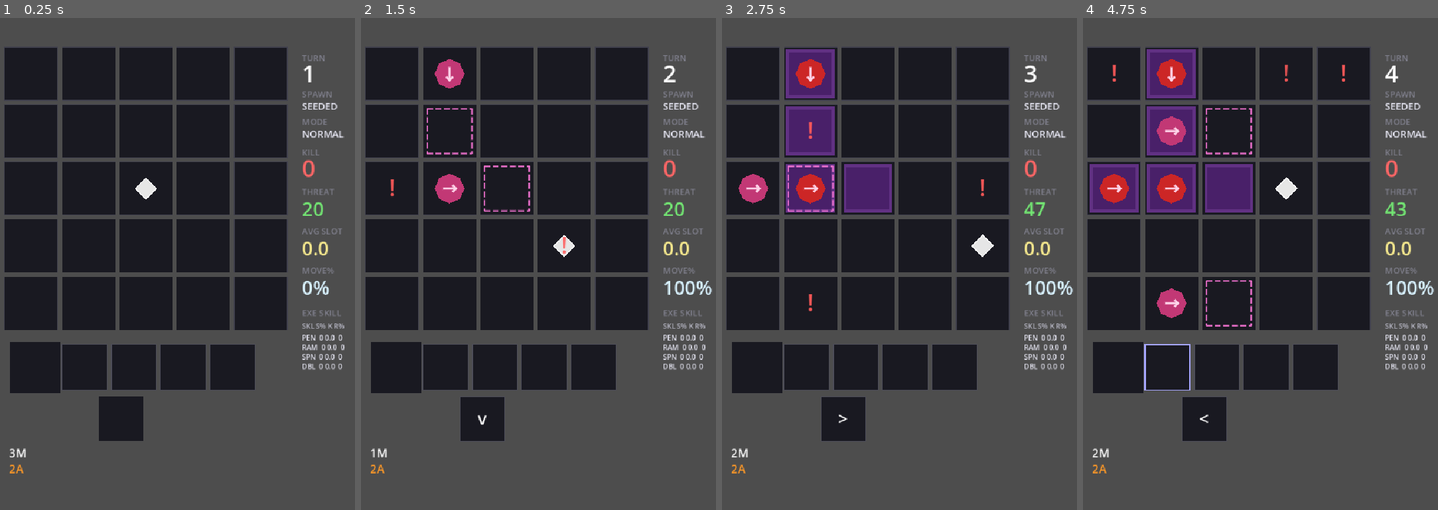
Above: before the commit, frames 1-4 (left to right).
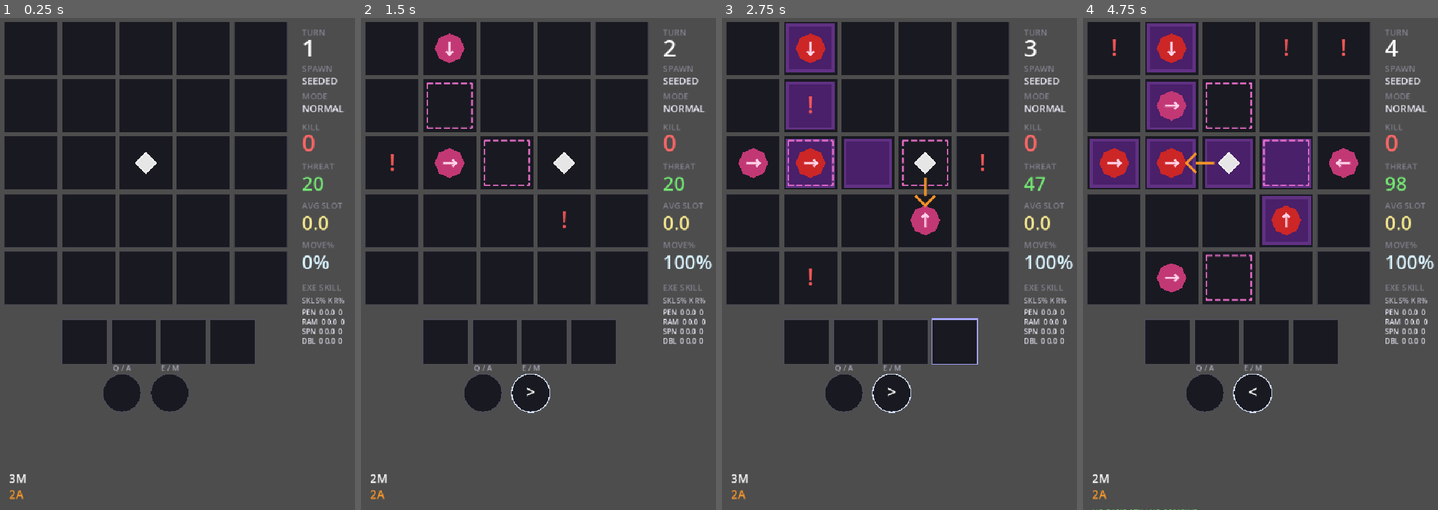
Above: after the commit, the same moments.

Repository: Periodev/DIR
Game: Godot game, scene res://main.tscn
Same seed, same stepped clock (60 frames per second), same inputs: the game is played once before the commit and once after it.
Inputs:
- Up to frame 1 (0.25 s): no input
- Up to frame 2 (1.5 s): tap Enter at 0.5 s; hold Right 0.53-1.28 s; tap 1 at 0.6 s; tap Space at 0.77, 1.25 s; tap 2 at 0.8, 1.35 s; hold Down from 1.28 s (still down)
- Up to frame 3 (2.75 s): tap Space at 1.52 s; tap 3 at 1.55, 2.1 s; tap Enter at 2 s; release Down at 2.03 s; hold Right from 2.03 s (still down); tap 4 at 2.3 s
- Up to frame 4 (4.75 s): tap Space at 2.75, 3.02, 3.77, 4.25, 4.52 s; release Right at 2.78 s; hold Up 2.78-3.53 s; tap 4 at 2.85 s; tap Q at 3.05, 3.6 s; tap Enter at 3.5 s; hold Left from 3.53 s (still down); tap E at 3.8, 4.35 s; tap Z at 4.55 s

The runs differ from the first frame. In frame 1, 22% of the frame differs, in the area x 1-98%, y 0-98%; in frame 2, 24%; in frame 3, 27%; in frame 4, 31%, in the area x 1-99%, y 0-100%.

Commit message:
Adjust EXE input and pending slot UI

Diff:
--- a/godot_project/scripts/Board.gd
+++ b/godot_project/scripts/Board.gd
@@ -12,6 +12,8 @@
 const SEQ_MARGIN_TOP: float = 20.0
 const ATK_QUEUE_GAP: float = 12.0
 const SKILL_MARGIN_TOP: float = 20.0
+const PENDING_CIRCLE_SIZE: float = 72.0
+const PENDING_CIRCLE_GAP: float = 18.0
 
 signal board_updated
 
@@ -50,6 +52,8 @@
 var _board_cols: int = COLS
 var _board_rows: int = ROWS
 var _debug_skill_slot_override: int = -1
+var _pending_attack_marked: bool = false
+var _pending_move_marked: bool = false
 var _guard_quadrant_counts: Array = [0, 0, 0, 0]
 var _guard_active_quadrant: int = -1
 
@@ -314,6 +318,8 @@
 	_guard_active_quadrant = -1
 	game_over = false
 	game_over_reason = ""
+	_pending_attack_marked = false
+	_pending_move_marked = false
 	_next_spawn_preview.clear()
 	if is_control_mode():
 		_compute_next_guard_preview()
@@ -493,6 +499,39 @@
 		draw_line(Vector2(left, y), Vector2(left, seg_end_y), color, width, true)
 		draw_line(Vector2(right, y), Vector2(right, seg_end_y), color, width, true)
 		y += dash_len + gap_len
+
+
+func _draw_pending_circle(center: Vector2, radius: float, label: String, token: int, active_color: Color, text_color: Color, font: Font, font_size: int) -> void:
+	draw_circle(center, radius, Color(0.10, 0.10, 0.13))
+	draw_arc(center, radius, 0.0, TAU, 40, active_color if token != VectorSynthesisState.NO_TOKEN else Color(0.30, 0.30, 0.35), 2.0)
+	draw_string(
+		font,
+		Vector2(center.x - radius, center.y - radius - 6.0),
+		label,
+		HORIZONTAL_ALIGNMENT_CENTER,
+		radius * 2.0,
+		14,
+		Color(0.65, 0.65, 0.72)
+	)
+	if token != VectorSynthesisState.NO_TOKEN:
+		var token_y: float = center.y + font_size * 0.28
+		draw_string(
+			font,
+			Vector2(center.x - radius, token_y),
+			CharacterData.DIR_ARROWS[VectorSynthesisState.token_board_dir(token)],
+			HORIZONTAL_ALIGNMENT_CENTER,
+			radius * 2.0,
+			font_size,
+			text_color
+		)
+
+
+func toggle_pending_marker(is_attack_marker: bool) -> void:
+	if is_attack_marker:
+		_pending_attack_marked = not _pending_attack_marked
+	else:
+		_pending_move_marked = not _pending_move_marked
+	queue_redraw()
 
 func _spawn_order(seed: int) -> Array[Vector2i]:
 	var all: Array[Vector2i] = []
@@ -737,7 +776,8 @@
 	var slot_y: float = base_ui_y
 	exe_slot_x0 = slot_x0
 	exe_slot_y = slot_y
-	seq_y = slot_y + SEQ_SIZE + ATK_QUEUE_GAP
+	var pending_row_y: float = slot_y + SEQ_SIZE + 18.0
+	seq_y = pending_row_y + PENDING_CIRCLE_SIZE + 18.0
 	for i: int in slot_count:
 		var sx: float = slot_x0 + i * SEQ_STEP
 		var srect: Rect2 = Rect2(sx, slot_y, SEQ_SIZE, SEQ_SIZE)
@@ -766,25 +806,19 @@
 			else:
 				draw_rect(srect, Color(0.65, 0.65, 1.0) if is_armed else Color(0.30, 0.30, 0.35), false, 2.5 if is_armed else 1.5)
 
-	var temp_x: float = exe_slot_x0 - SEQ_STEP
-	var temp_size: float = SEQ_SIZE + 10.0
-	var temp_rect: Rect2 = Rect2(temp_x - 5.0, exe_slot_y - 5.0, temp_size, temp_size)
-	var action_x: float = seq_x0
-	var action_rect: Rect2 = Rect2(action_x, seq_y, SEQ_SIZE, SEQ_SIZE)
-	draw_rect(temp_rect, Color(0.10, 0.10, 0.13))
-	draw_rect(action_rect, Color(0.10, 0.10, 0.13))
 	var pending_attack_token: int = synthesis.pending_attack_token()
 	var pending_move_token: int = synthesis.pending_move_token()
-	if pending_attack_token != VectorSynthesisState.NO_TOKEN:
-		_draw_dashed_rect_outline(temp_rect, Color(1.0, 0.65, 0.2, 0.95), 2.0, 10.0, 6.0)
-		var temp_y: float = temp_rect.position.y + (temp_rect.size.y + font_size * 0.7) / 2.0
-		draw_string(font, Vector2(temp_rect.position.x, temp_y), CharacterData.DIR_ARROWS[VectorSynthesisState.token_board_dir(pending_attack_token)],
-			HORIZONTAL_ALIGNMENT_CENTER, temp_rect.size.x, font_size, Color(1.0, 0.72, 0.4, 0.65))
-	if pending_move_token != VectorSynthesisState.NO_TOKEN:
-		draw_rect(action_rect, Color(0.30, 0.30, 0.35), false, 1.5)
-		var move_y: float = seq_y + (SEQ_SIZE + font_size * 0.7) / 2.0
-		draw_string(font, Vector2(action_x, move_y), CharacterData.DIR_ARROWS[VectorSynthesisState.token_board_dir(pending_move_token)],
-			HORIZONTAL_ALIGNMENT_CENTER, SEQ_SIZE, font_size, Color.WHITE)
+	var pending_total_w: float = PENDING_CIRCLE_SIZE * 2.0 + PENDING_CIRCLE_GAP
+	var pending_x0: float = (board_w - pending_total_w) / 2.0
+	var pending_radius: float = PENDING_CIRCLE_SIZE / 2.0
+	var pending_a_center: Vector2 = Vector2(pending_x0 + pending_radius, pending_row_y + pending_radius)
+	var pending_m_center: Vector2 = Vector2(pending_x0 + PENDING_CIRCLE_SIZE + PENDING_CIRCLE_GAP + pending_radius, pending_row_y + pending_radius)
+	var pending_a_color: Color = Color(1.0, 0.35, 0.35, 1.0) if _pending_attack_marked else Color(1.0, 0.65, 0.2, 0.95)
+	var pending_m_color: Color = Color(0.35, 0.95, 0.55, 1.0) if _pending_move_marked else Color(0.85, 0.9, 1.0, 0.95)
+	var pending_a_text: Color = Color(1.0, 0.82, 0.82, 0.9) if _pending_attack_marked else Color(1.0, 0.72, 0.4, 0.75)
+	var pending_m_text: Color = Color(0.85, 1.0, 0.9, 0.95) if _pending_move_marked else Color.WHITE
+	_draw_pending_circle(pending_a_center, pending_radius, "Q / A", pending_attack_token, pending_a_color, pending_a_text, font, font_size)
+	_draw_pending_circle(pending_m_center, pending_radius, "E / M", pending_move_token, pending_m_color, pending_m_text, font, font_size)
 
 	var bottom_stat_x: float = 8.0
 	var bottom_stat_y: float = seq_y + SEQ_SIZE + 30.0
@@ -850,7 +884,7 @@
 
 func _update_board_offset() -> void:
 	var board_w: float = (_board_cols - 1) * CELL_STEP + CELL_SIZE
-	var total_h: float = _board_rows * CELL_STEP + SEQ_MARGIN_TOP + SEQ_SIZE + ATK_QUEUE_GAP + SEQ_SIZE
+	var total_h: float = _board_rows * CELL_STEP + SEQ_MARGIN_TOP + SEQ_SIZE + 18.0 + PENDING_CIRCLE_SIZE + 18.0 + SEQ_SIZE
 	var vp: Vector2 = get_viewport_rect().size
 	position = Vector2((vp.x - board_w) / 2.0, (vp.y - total_h) / 2.0)
 
--- a/godot_project/scripts/Main.gd
+++ b/godot_project/scripts/Main.gd
@@ -10,15 +10,26 @@
 		return
 	var keycode: Key = event.physical_keycode if event.physical_keycode != KEY_NONE else event.keycode
 
-	var skill_keycodes: Array[Key] = [KEY_Z, KEY_X, KEY_C, KEY_V, KEY_B, KEY_N, KEY_M, KEY_COMMA]
+	var skill_keycodes: Array[Key] = [KEY_1, KEY_2, KEY_3, KEY_4, KEY_KP_1, KEY_KP_2, KEY_KP_3, KEY_KP_4]
 	for i: int in skill_keycodes.size():
 		if keycode == skill_keycodes[i]:
-			board.set_skill_preview(i if board.get_selected_skill_slot() != i else -1)
+			var slot_index: int = i % 4
+			board.set_skill_preview(slot_index if board.get_selected_skill_slot() != slot_index else -1)
 			get_viewport().set_input_as_handled()
 			return
 
 	if keycode == KEY_R:
 		board.restart()
+		get_viewport().set_input_as_handled()
+		return
+
+	if keycode == KEY_Q:
+		board.toggle_pending_marker(true)
+		get_viewport().set_input_as_handled()
+		return
+
+	if keycode == KEY_E:
+		board.toggle_pending_marker(false)
 		get_viewport().set_input_as_handled()
 		return
 
